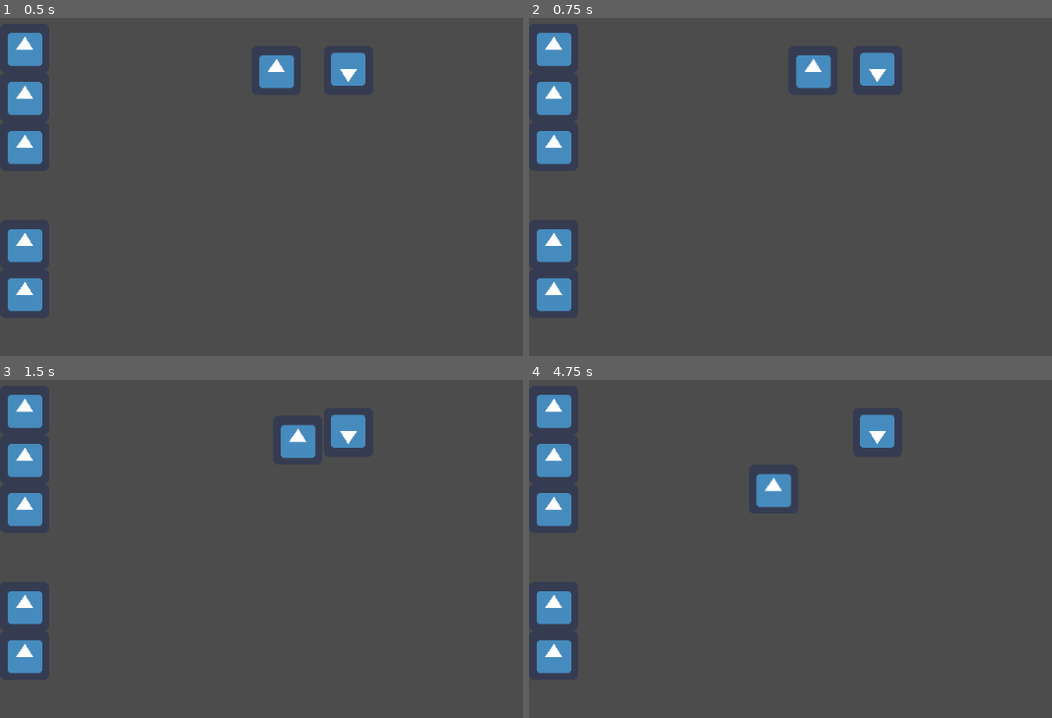
Above: before the commit, frames 1-4 (two rows, left to right).
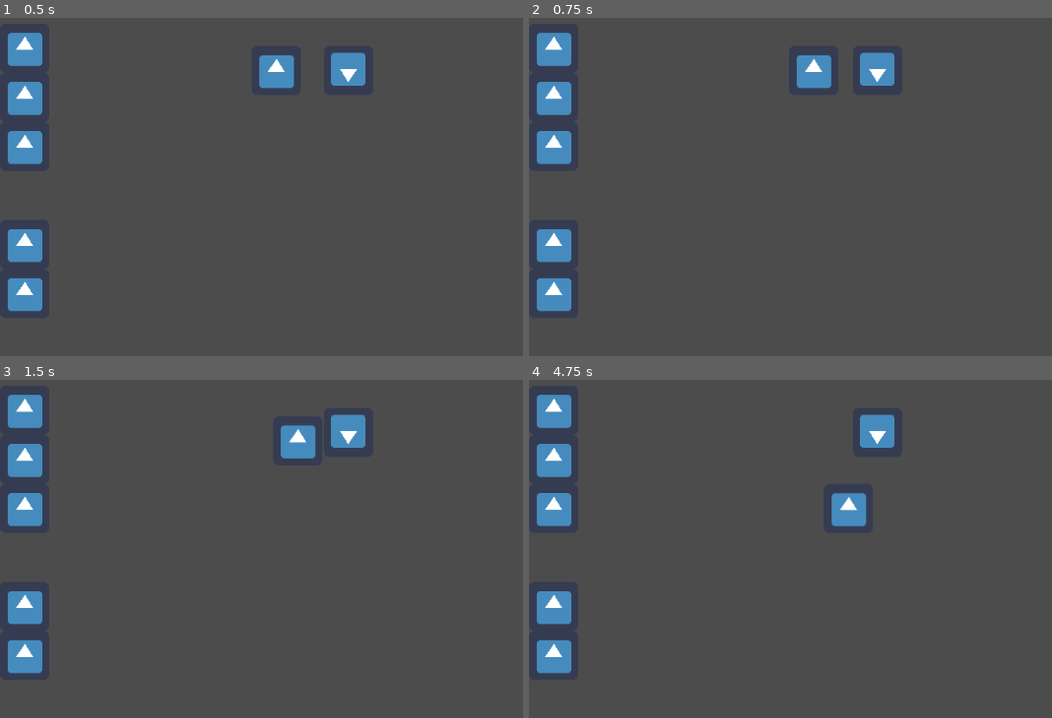
Above: after the commit, the same moments.

Repository: Baidadan67/Save-Wandering-Cats-Meow
Game: Godot game, scene res://Scene/Outside/OutsideRoom.tscn
The game is run twice, just before and just after one commit, with the same random seed, the same clock (stepped at 60 frames per second) and the same inputs. The engine's default icon, where the game draws it, is replaced by a stand-in: a white triangle on a blue panel in a dark square.
Inputs:
- Up to frame 1 (0.5 s): no input
- Up to frame 2 (0.75 s): tap Enter (ui_accept) at 0.5 s; hold Right (ui_right) from 0.53 s (still down)
- Up to frame 3 (1.5 s): tap Enter (ui_accept) at 0.77, 1.25 s; release Right (ui_right) at 1.28 s; hold Down (ui_down) from 1.28 s (still down)
- Up to frame 4 (4.75 s): tap Enter (ui_accept) at 1.52, 3.02, 3.77, 4.52 s; release Down (ui_down) at 2.03 s; hold Right (ui_right) 2.03-2.78 s; hold Up (ui_up) 2.78-3.53 s; hold Left (ui_left) from 3.53 s (still down)

Frame 1 is identical in both runs. In frame 2, less than 0.1% of the frame differs, in the area x 51-58%, y 11-21%; in frame 3, less than 0.1%; in frame 4, 1.4%, in the area x 43-65%, y 27-44%.

Commit message:
player

Diff:
--- /dev/null
+++ b/project/Script/Cat.gd
@@ -0,0 +1,16 @@
+extends Node2D
+
+
+# Declare member variables here. Examples:
+# var a = 2
+# var b = "text"
+
+
+# Called when the node enters the scene tree for the first time.
+func _ready():
+	pass # Replace with function body.
+
+
+# Called every frame. 'delta' is the elapsed time since the previous frame.
+#func _process(delta):
+#	pass
--- a/project/Script/Player.gd
+++ b/project/Script/Player.gd
@@ -1,7 +1,7 @@
 extends KinematicBody2D
 
 const ACCELERATION = 500
-const MAX_SPEED = 80
+const MAX_SPEED = 300
 const FRICTION = 500
 var velocity = Vector2.ZERO
 var times = 0
